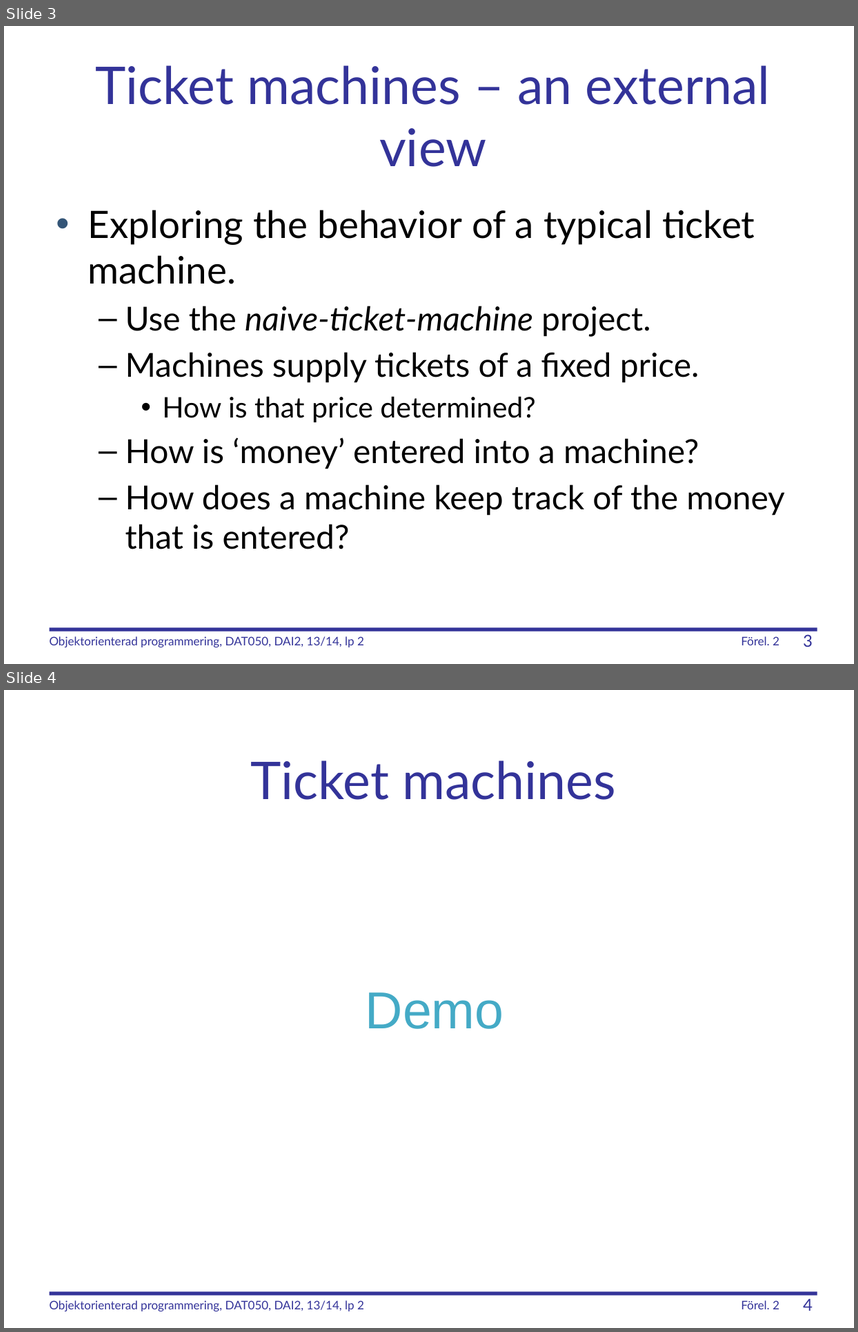
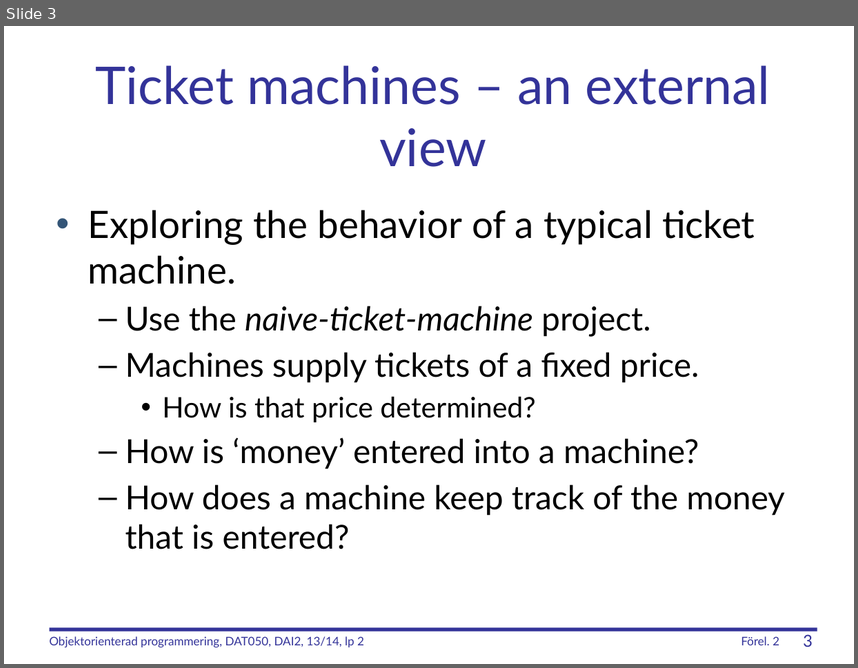
Before and after one commit to holmer/doc, a slide deck: windows/forel2.pptx. Shown one above the other, each under a label of ours: slides 3 and 4 before the commit, slide 3 after it. The pictures are 858x1332 and 858x668 pixels, drawn with LibreOffice and Linux fonts; fonts in the diff are those of the drawing. Boxes give left, top, right and bottom in pixels: in the first picture for what was removed or moved away, otherwise in the second. Text is boxed around its words. In the diff, an @@ line names an element or a change of style, - is before the commit and + after.

```diff
--- a/windows/forel2.pptx
+++ b/windows/forel2.pptx
@@ slide 4 removed at (x1=4, y1=690, x2=854, y2=1328), background #FFFFFF; not listed: 3 template elements that a slide beside it also shows @@
@@ title removed at (x1=250, y1=760, x2=616, y2=800) @@
-Ticket machines
@@ text removed at (x1=366, y1=992, x2=504, y2=1029) @@
-Demo
@@ text removed at (x1=50, y1=1300, x2=364, y2=1311) @@
-Objektorienterad programmering, DAT050, DAI2, 13/14, lp 2
```
Also in this commit, not shown: 1 slide changed.
